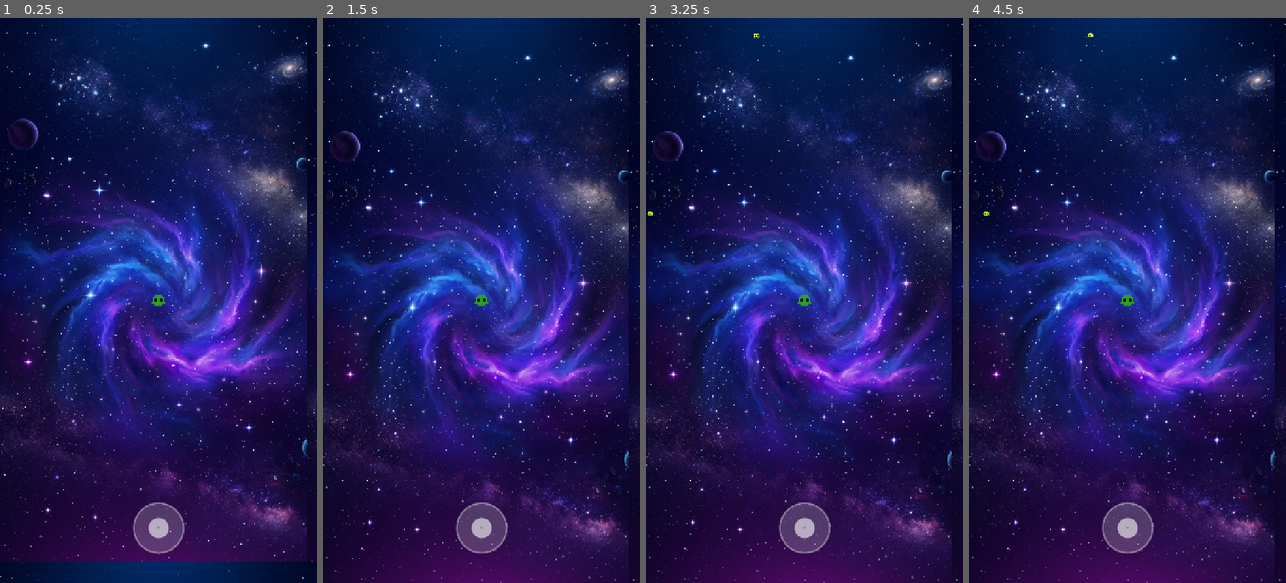
Above: before the commit, frames 1-4 (left to right).
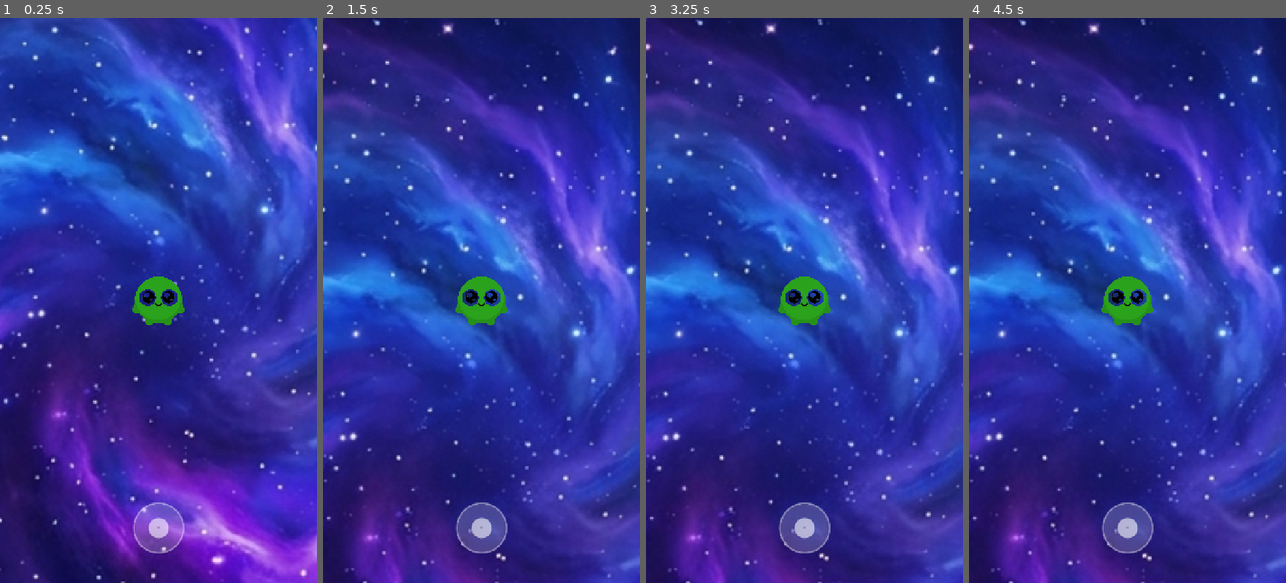
Above: after the commit, the same moments.

Repository: Gearace/DevourSurvivors
Game: Godot game, scene res://scenes/main_game.tscn
Same seed, same stepped clock (60 frames per second), same inputs: the game is played once before the commit and once after it.
Inputs (mouse positions are in pixels of both pictures, inside the frame that each line leads up to):
- Up to frame 1 (0.25 s): no input
- Up to frame 2 (1.5 s): tap Enter at 0.5 s; drag from (481, 526) to (513, 176) at 0.52 s; drag from (418, 328) to (465, 413) at 1.27 s
- Up to frame 3 (3.25 s): tap Space at 2 s; move the mouse to (836, 176) at 2.02 s; click (836, 176) at 2.17 s; tap Enter at 2.75 s; drag from (788, 413) to (709, 215) at 2.77 s
- Up to frame 4 (4.5 s): tap Space at 3.5 s; move the mouse to (1222, 385) at 3.52 s; click (1222, 385) at 3.67 s; tap Enter at 4.25 s; drag from (1032, 215) to (1089, 34) at 4.27 s

The runs differ from the first frame. In frame 1, 92% of the frame differs, in the area x 0-100%, y 0-100%; in frame 2, 92%; in frame 3, 92%; in frame 4, 92%.

Commit message:
refactor: 完成720x1280固定场地适配重构
1.  重构主游戏背景，移除视差滚动改为固定背景
2.  为玩家和敌人添加边界限制防止跑出场地
3.  重做波次生成的边缘出生点逻辑适配固定尺寸
4.  升级弹窗重构为CanvasLayer并优化UI布局与样式

Diff:
--- a/scripts/enemy_base.gd
+++ b/scripts/enemy_base.gd
@@ -58,6 +58,9 @@
 		position += Vector2(randf() - 0.5, randf() - 0.5) * _fear_shake * 5.0
 	# 更新位置
 	global_position += _velocity * delta
+	# 边界限制 (固定 720x1280 场地)
+	global_position.x = clamp(global_position.x, body_radius, 720.0 - body_radius)
+	global_position.y = clamp(global_position.y, body_radius, 1280.0 - body_radius)
 
 ## 重置敌人到可用状态 (对象池用)
 func reset(pos: Vector2, type_data: Dictionary = {}) -> void:
--- a/scripts/main_game_controller.gd
+++ b/scripts/main_game_controller.gd
@@ -11,26 +11,14 @@
 var _captured_this_wave: int = 0
 
 func _ready() -> void:
-	# 动态创建无缝滚动背景层 (ParallaxBackground)
-	var bg_layer = ParallaxBackground.new()
-	bg_layer.name = "BackgroundLayer"
-	add_child(bg_layer)
-
-	var parallax_layer = ParallaxLayer.new()
-	parallax_layer.name = "ParallaxLayer"
-	# 视差滚动速度比例：0.4 表示背景移动速度是人物移动速度的 40%，形成星空纵深感
-	parallax_layer.motion_scale = Vector2(0.4, 0.4)
-	# 无缝镜像范围：匹配我们生成的背景图大小 720x1280
-	parallax_layer.motion_mirroring = Vector2(720, 1280)
-	bg_layer.add_child(parallax_layer)
-
+	# 动态创建固定场地背景 (720x1280)
 	var bg_sprite = Sprite2D.new()
 	bg_sprite.name = "Background"
 	bg_sprite.texture = load("res://assets/backgrounds/bg_gameplay.png")
-	# 居中对准初始屏幕中心
 	bg_sprite.centered = true
 	bg_sprite.position = Vector2(360, 640)
-	parallax_layer.add_child(bg_sprite)
+	bg_sprite.z_index = -10 # 确保在最底层渲染
+	add_child(bg_sprite)
 
 	_player = get_node("Player") as CharacterBody2D
 	_joystick = get_node("JoystickLayer/Joystick") as Control
--- a/scripts/player_controller.gd
+++ b/scripts/player_controller.gd
@@ -45,6 +45,11 @@
 	# 动态创建镜头，使其跟随玩家移动
 	var camera = Camera2D.new()
 	camera.name = "Camera2D"
+	camera.zoom = Vector2(4.0, 4.0) # 镜头推进 4 倍，角色/怪物变大，视野更加开阔且细节饱满
+	camera.limit_left = 0
+	camera.limit_top = 0
+	camera.limit_right = 720
+	camera.limit_bottom = 1280
 	add_child(camera)
 	camera.make_current()
 
@@ -58,6 +63,10 @@
 	# 平滑移动
 	velocity = _current_direction * base_speed * _speed_multiplier
 	move_and_slide()
+
+	# 边界限制 (固定 720x1280 场地，保留半半径的安全范围以免穿帮)
+	global_position.x = clamp(global_position.x, body_radius, 720.0 - body_radius)
+	global_position.y = clamp(global_position.y, body_radius, 1280.0 - body_radius)
 
 	# 定期执行吞噬判定 (每 0.1s 一次，避免每帧计算)
 	_last_capture_check -= delta
--- a/scripts/upgrade_popup.gd
+++ b/scripts/upgrade_popup.gd
@@ -1,6 +1,6 @@
-extends Control
+extends CanvasLayer
 ## upgrade_popup.gd
-## 升级弹窗控制器 — 通过代码动态创建UI，无场景依赖
+## 升级弹窗控制器 — 作为 CanvasLayer (Layer 100) 悬浮于视口顶端，不受相机缩放和位移影响
 
 signal card_confirmed(card: Dictionary)
 
@@ -12,7 +12,6 @@
 
 var current_cards: Array[Dictionary] = []
 var selected_card_idx: int = -1
-
 
 var rarity_colors: Dictionary = {
 	"Common": Color(0.6, 0.8, 0.6, 1.0),
@@ -22,6 +21,7 @@
 }
 
 func _ready() -> void:
+	layer = 100 # 确保处于 UI 最上层
 	_build_ui()
 	visible = false
 
@@ -29,18 +29,27 @@
 	# Overlay (全屏遮罩)
 	overlay = ColorRect.new()
 	overlay.name = "Overlay"
-	overlay.anchor_right = Anchor.ANCHOR_END
-	overlay.anchor_bottom = Anchor.ANCHOR_END
+	overlay.anchor_right = 1.0
+	overlay.anchor_bottom = 1.0
 	overlay.grow_horizontal = 2
 	overlay.grow_vertical = 2
 	overlay.color = Color(0, 0, 0, 0.7)
 	add_child(overlay)
 
-	# Panel (主面板)
+	# Panel (主面板 - 居中显示 720x800)
 	panel = Panel.new()
 	panel.name = "Panel"
-	panel.layout_mode = 1
-	panel.anchor_left = Anchor.ANCHOR_BEGIN; panel.anchor_top = Anchor.ANCHOR_BEGIN; panel.anchor_right = Anchor.ANCHOR_END; panel.anchor_bottom = Anchor.ANCHOR_END
+	panel.anchor_left = 0.5
+	panel.anchor_right = 0.5
+	panel.anchor_top = 0.5
+	panel.anchor_bottom = 0.5
+	panel.grow_horizontal = 2
+	panel.grow_vertical = 2
+	panel.custom_minimum_size = Vector2(720, 800)
+	panel.offset_left = -360
+	panel.offset_right = 360
+	panel.offset_top = -400
+	panel.offset_bottom = 400
 
 	var panel_style = StyleBoxTexture.new()
 	var tex = load("res://assets/ui/panels/ui_upgrade_panel.png")
@@ -54,11 +63,19 @@
 
 	add_child(panel)
 
-	# VBox (垂直布局)
+	# VBox (垂直布局，填满 panel 并预留内边距)
 	var vbox = VBoxContainer.new()
 	vbox.name = "VBox"
-	vbox.add_theme_constant_override("separation", 12)
-	vbox.alignment = HORIZONTAL_ALIGNMENT_CENTER
+	vbox.anchor_left = 0.0
+	vbox.anchor_top = 0.0
+	vbox.anchor_right = 1.0
+	vbox.anchor_bottom = 1.0
+	vbox.offset_left = 40
+	vbox.offset_top = 40
+	vbox.offset_right = -40
+	vbox.offset_bottom = -40
+	vbox.add_theme_constant_override("separation", 16)
+	vbox.alignment = BoxContainer.ALIGNMENT_CENTER
 	panel.add_child(vbox)
 
 	# Title
@@ -71,27 +88,29 @@
 	title_label.self_modulate = Color(1, 0.85, 0.3, 1)
 	vbox.add_child(title_label)
 
-	# Use a simple spacer instead
+	# Spacer
 	var spacer = Control.new()
-	spacer.custom_minimum_size = Vector2(0, 5)
+	spacer.custom_minimum_size = Vector2(0, 10)
 	vbox.add_child(spacer)
 
-	# Card Grid
+	# Card Grid (居中对齐)
 	card_grid = GridContainer.new()
 	card_grid.name = "CardGrid"
-	card_grid.custom_minimum_size = Vector2(0, 200)
 	card_grid.columns = 2
-	# Use theme override for separation
+	card_grid.size_flags_horizontal = Control.SIZE_SHRINK_CENTER
+	card_grid.size_flags_vertical = Control.SIZE_SHRINK_CENTER
+
 	var ui_theme = Theme.new()
-	ui_theme.set_constant("h_separation", "GridContainer", 16)
-	ui_theme.set_constant("v_separation", "GridContainer", 16)
+	ui_theme.set_constant("h_separation", "GridContainer", 20)
+	ui_theme.set_constant("v_separation", "GridContainer", 20)
 	card_grid.theme = ui_theme
 	vbox.add_child(card_grid)
 
 	# Confirm Button
 	confirm_btn = Button.new()
 	confirm_btn.name = "ConfirmButton"
-	confirm_btn.custom_minimum_size = Vector2(200, 50)
+	confirm_btn.custom_minimum_size = Vector2(240, 55)
+	confirm_btn.size_flags_horizontal = Control.SIZE_SHRINK_CENTER
 	confirm_btn.text = "确认选择"
 	confirm_btn.disabled = true
 
@@ -115,54 +134,86 @@
 	current_cards = cards
 	selected_card_idx = -1
 	confirm_btn.disabled = true
+
 	for child in card_grid.get_children():
 		card_grid.remove_child(child)
 		child.queue_free()
+
 	for i in cards.size():
 		var card = cards[i]
 		var card_node = _create_card_ui(card, i)
 		card_grid.add_child(card_node)
+
 	for j in range(4 - cards.size()):
 		var empty = _create_empty_card_slot()
 		card_grid.add_child(empty)
+
 	visible = true
+	panel.modulate = Color.TRANSPARENT
 	var tween = create_tween()
-	tween.tween_property(panel, "modulate", Color(1, 1, 1, 1), 0.3)
+	tween.tween_property(panel, "modulate", Color.WHITE, 0.25)
 	print("[UpgradePopup] 显示 %d 张卡牌" % cards.size())
 
 func _create_card_ui(card: Dictionary, idx: int) -> Control:
+	var card_panel = PanelContainer.new()
+	card_panel.custom_minimum_size = Vector2(180, 220)
+
+	var card_style = StyleBoxTexture.new()
+	var rarity = card.get("rarity", "Common")
+	var tex_path = "res://assets/ui/cards/ui_card_common.png"
+	match rarity:
+		"Uncommon": tex_path = "res://assets/ui/cards/ui_card_uncommon.png"
+		"Legendary": tex_path = "res://assets/ui/cards/ui_card_legendary.png"
+		"Relic": tex_path = "res://assets/ui/cards/ui_card_relic.png"
+
+	var card_tex = load(tex_path)
+	if card_tex:
+		card_style.texture = card_tex
+		card_style.texture_margin_left = 12
+		card_style.texture_margin_right = 12
+		card_style.texture_margin_top = 12
+		card_style.texture_margin_bottom = 12
+	else:
+		# Fallback to flat style
+		var fallback = StyleBoxFlat.new()
+		fallback.bg_color = Color(0.15, 0.15, 0.2, 1.0)
+		fallback.corner_radius_top_left = 6
+		fallback.corner_radius_top_right = 6
+		fallback.corner_radius_bottom_left = 6
+		fallback.corner_radius_bottom_right = 6
+		fallback.border_width_left = 4
+		fallback.border_color = rarity_colors.get(rarity, Color.WHITE)
+		card_style = fallback
+
+	card_panel.add_theme_stylebox_override("panel", card_style.duplicate())
+
+	# MarginContainer for internal padding
+	var margin = MarginContainer.new()
+	margin.add_theme_constant_override("margin_left", 14)
+	margin.add_theme_constant_override("margin_right", 14)
+	margin.add_theme_constant_override("margin_top", 16)
+	margin.add_theme_constant_override("margin_bottom", 16)
+	card_panel.add_child(margin)
+
 	var container = VBoxContainer.new()
-	container.custom_minimum_size = Vector2(180, 220)
 	container.set("theme_override_constants/separation", 8)
-
-	var style = StyleBoxFlat.new()
-	style.bg_color = Color(0.15, 0.15, 0.2, 1.0)
-	style.corner_radius_top_left = 6
-	style.corner_radius_top_right = 6
-	style.corner_radius_bottom_left = 6
-	style.corner_radius_bottom_right = 6
-	style.border_width_left = 4
-	var border_color = rarity_colors.get(card.get("rarity", "Common"), Color.WHITE)
-	style.border_color = border_color
-	style.expand_margin_left = 2
-	style.expand_margin_right = 2
-	style.expand_margin_top = 2
-	style.expand_margin_bottom = 2
-	container.add_theme_stylebox_override("panel", style)
+	margin.add_child(container)
+
+	var border_color = rarity_colors.get(rarity, Color.WHITE)
 
 	var name_label = Label.new()
 	name_label.text = card.get("name", "Unknown")
 	name_label.horizontal_alignment = HORIZONTAL_ALIGNMENT_CENTER
 	name_label.autowrap_mode = TextServer.AUTOWRAP_WORD_SMART
-	name_label.custom_minimum_size = Vector2(160, 40)
-	name_label.add_theme_font_size_override("font_size", 18)
+	name_label.custom_minimum_size = Vector2(152, 40)
+	name_label.add_theme_font_size_override("font_size", 16)
 	name_label.self_modulate = border_color
 	container.add_child(name_label)
 
 	var cat_label = Label.new()
 	cat_label.text = card.get("category", "") + " " + card.get("rarity", "")
 	cat_label.horizontal_alignment = HORIZONTAL_ALIGNMENT_CENTER
-	cat_label.add_theme_font_size_override("font_size", 12)
+	cat_label.add_theme_font_size_override("font_size", 11)
 	cat_label.self_modulate = Color(0.7, 0.7, 0.7, 1.0)
 	container.add_child(cat_label)
 
@@ -170,33 +221,37 @@
 	desc_label.text = card.get("description", "")
 	desc_label.horizontal_alignment = HORIZONTAL_ALIGNMENT_CENTER
 	desc_label.autowrap_mode = TextServer.AUTOWRAP_WORD_SMART
-	desc_label.custom_minimum_size = Vector2(160, 60)
-	desc_label.add_theme_font_size_override("font_size", 13)
+	desc_label.custom_minimum_size = Vector2(152, 50)
+	desc_label.add_theme_font_size_override("font_size", 12)
 	desc_label.self_modulate = Color(0.9, 0.9, 0.9, 1.0)
 	container.add_child(desc_label)
 
 	var rarity_label = Label.new()
-	rarity_label.text = _get_rarity_text(card.get("rarity", "Common"))
+	rarity_label.text = _get_rarity_text(rarity)
 	rarity_label.horizontal_alignment = HORIZONTAL_ALIGNMENT_CENTER
-	rarity_label.add_theme_font_size_override("font_size", 11)
+	rarity_label.add_theme_font_size_override("font_size", 10)
 	rarity_label.self_modulate = border_color
 	container.add_child(rarity_label)
 
+	# Click mechanics
+	card_panel.mouse_filter = Control.MOUSE_FILTER_STOP
 	container.mouse_filter = Control.MOUSE_FILTER_PASS
+	margin.mouse_filter = Control.MOUSE_FILTER_PASS
+
 	var border_copy = border_color
-	container.gui_input.connect(func(event):
+	card_panel.gui_input.connect(func(event):
 		if event is InputEventMouseButton and event.pressed and event.button_index == 1:
-			_select_card(idx, container, style, border_copy)
+			_select_card(idx, card_panel, card_style, border_copy)
 	)
 
-	container.set_meta("card_index", idx)
-	container.set_meta("card_data", card)
-	return container
+	card_panel.set_meta("card_index", idx)
+	card_panel.set_meta("card_data", card)
+	return card_panel
 
 func _create_empty_card_slot() -> Control:
-	var container = VBoxContainer.new()
-	container.custom_minimum_size = Vector2(180, 220)
-	container.set("theme_override_constants/separation", 8)
+	var card_panel = PanelContainer.new()
+	card_panel.custom_minimum_size = Vector2(180, 220)
+
 	var style = StyleBoxFlat.new()
 	style.bg_color = Color(0.1, 0.1, 0.15, 0.5)
 	style.corner_radius_top_left = 6
@@ -205,24 +260,36 @@
 	style.corner_radius_bottom_right = 6
 	style.border_width_left = 2
 	style.border_color = Color(0.3, 0.3, 0.3, 0.5)
-	container.add_theme_stylebox_override("panel", style)
+	card_panel.add_theme_stylebox_override("panel", style)
+
 	var label = Label.new()
-	label.text = "牌组已满"
+	label.text = "槽位已空"
 	label.horizontal_alignment = HORIZONTAL_ALIGNMENT_CENTER
+	label.vertical_alignment = VERTICAL_ALIGNMENT_CENTER
 	label.add_theme_font_size_override("font_size", 14)
 	label.self_modulate = Color(0.5, 0.5, 0.5, 1.0)
-	container.add_child(label)
-	return container
-
-func _select_card(idx: int, container: Control, _orig_style: StyleBoxFlat, orig_border: Color) -> void:
+	card_panel.add_child(label)
+	return card_panel
+
+func _select_card(idx: int, container: Control, orig_style: StyleBox, orig_border: Color) -> void:
 	for child in card_grid.get_children():
 		if child.has_meta("highlighted") and child.get_meta("highlighted"):
 			child.set_meta("highlighted", false)
+			var old_style = child.get_theme_stylebox("panel")
+			if old_style is StyleBoxFlat:
+				old_style.border_color = child.get_meta("orig_border")
+			elif old_style is StyleBoxTexture:
+				old_style.modulate = Color.WHITE
+
 	container.set_meta("highlighted", true)
 	container.set_meta("orig_border", orig_border)
+
 	var s = container.get_theme_stylebox("panel")
 	if s is StyleBoxFlat:
 		s.border_color = Color(1.0, 1.0, 1.0, 1.0)
+	elif s is StyleBoxTexture:
+		s.modulate = Color(1.4, 1.4, 1.4, 1.0) # 高亮选中卡牌
+
 	selected_card_idx = idx
 	confirm_btn.disabled = false
 
--- a/scripts/wave_spawner.gd
+++ b/scripts/wave_spawner.gd
@@ -223,18 +223,18 @@
 
 ## 获取屏幕边缘随机位置
 func _get_random_edge_position() -> Vector2:
-	var screen_size = _get_screen_size()
 	var edge: int = randi() % 4  # 0=top, 1=right, 2=bottom, 3=left
+	var margin: float = 10.0
 
 	match edge:
 		0:  # 上边缘
-			return Vector2(randf() * screen_size.x, -30.0)
+			return Vector2(randf() * 720.0, margin)
 		1:  # 右边缘
-			return Vector2(screen_size.x + 30.0, randf() * screen_size.y * 0.6)
+			return Vector2(720.0 - margin, randf() * 1280.0)
 		2:  # 下边缘
-			return Vector2(randf() * screen_size.x, screen_size.y + 30.0)
+			return Vector2(randf() * 720.0, 1280.0 - margin)
 		3:  # 左边缘
-			return Vector2(-30.0, randf() * screen_size.y * 0.6)
+			return Vector2(margin, randf() * 1280.0)
 
 	return Vector2.ZERO
 
